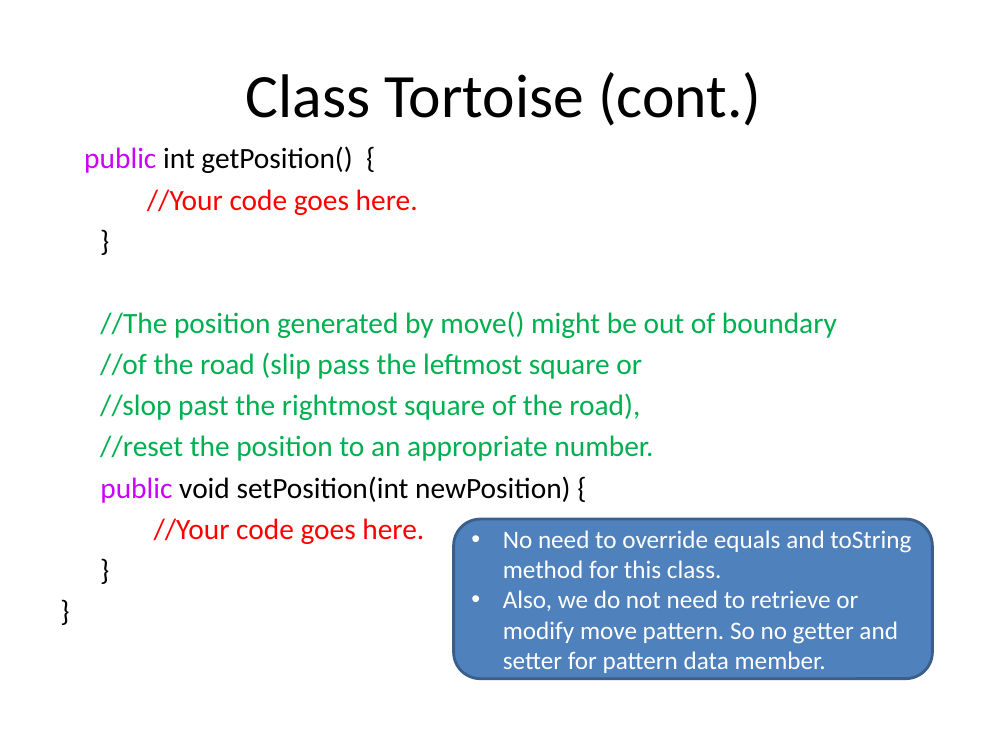
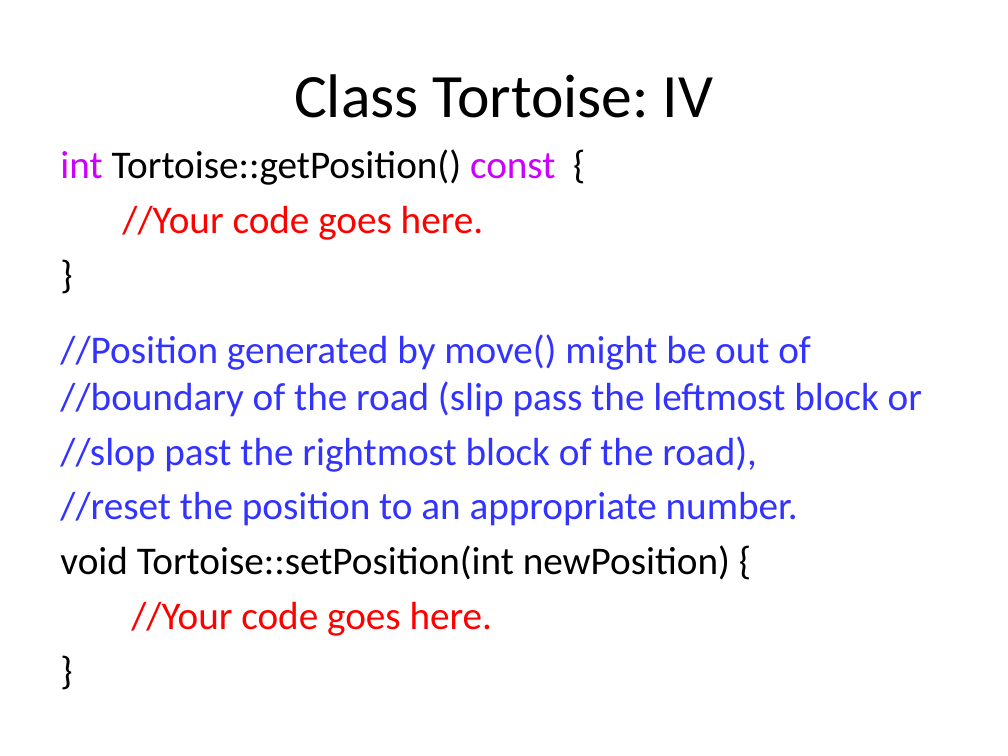
Before and after one commit to tong-yee/tong-yee.github.io, a slide deck: slide 11 of 135/projects/project3/project3_HareTortoiseCompetition.pptx (slide 10 before the commit). Drawn at 1008x756 pixels with LibreOffice and Linux fonts; fonts in the diff are those of the drawing. Boxes give left, top, right and bottom in pixels: in the first picture for what was removed or moved away, otherwise in the second. Text is boxed around its words. In the diff, an @@ line names an element or a change of style, - is before the commit and + after.

Commit message:
add Hare and Tortoise Competition

```diff
--- a/135/projects/project3/project3_HareTortoiseCompetition.pptx
+++ b/135/projects/project3/project3_HareTortoiseCompetition.pptx
@@ title at [294,74,713,118]: text changed @@
-Class Tortoise (cont.)
+Class Tortoise: IV
@@ text at [60,149,922,636]: paragraph removed @@
-}
@@ text at [60,149,555,185]: text changed; size 21 to 28 pt @@
-public int getPosition() {
+int Tortoise::getPosition() const {
@@ text at [60,205,798,636]: size 21 to 28 pt in "//Your code goes here.", "}", "//reset the position to an appropriate number.", "//Your code goes here." and 1 more places; text colour #00B050 to #3333FF in "//reset the position to an appropriate number."; more space between paragraphs @@
@@ text at [60,334,922,472]: text changed; size 21 to 28 pt; text colour #00B050 to #3333FF @@
-//The position generated by move() might be out of boundary
-//of the road (slip pass the leftmost square or
-//slop past the rightmost square of the road),
+//Position generated by move() might be out of //boundary of the road (slip pass the leftmost block or
+//slop past the rightmost block of the road),
@@ rounded rectangle removed at [454,519,932,678] @@
-• No need to override equals and toString method for this class.
-• Also, we do not need to retrieve or modify move pattern. So no getter and setter for pattern data member.
@@ text at [60,545,730,580]: text changed; size 21 to 28 pt @@
-public void setPosition(int newPosition) {
+void Tortoise::setPosition(int newPosition) {
```
Also in this commit, not shown: 17 other slides changed, 3 slides added, 2 other files.
